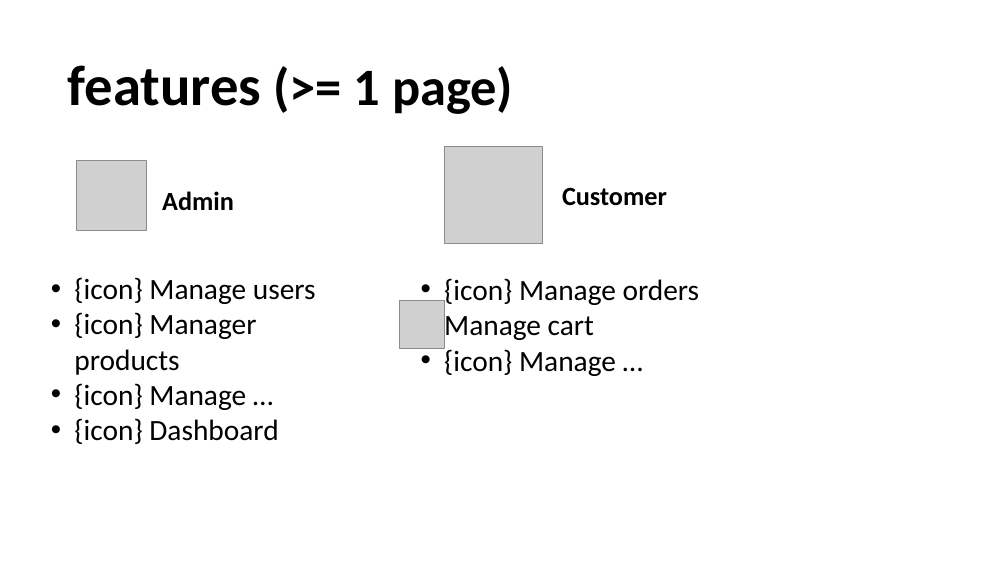
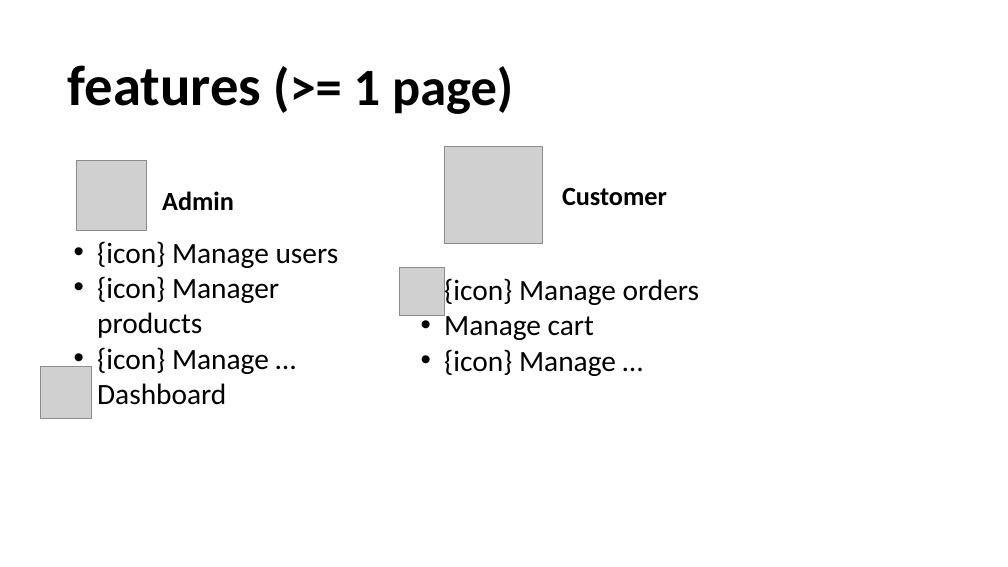
Before and after one commit to doit-now/software-development-project, a slide deck: slide 6 of document/SWP Presentation.pptx. Drawn at 1008x567 pixels with LibreOffice and Linux fonts; fonts in the diff are those of the drawing; grey boxes stand for pictures. Boxes give left, top, right and bottom in pixels: in the first picture for what was removed or moved away, otherwise in the second. Text is boxed around its words. In the diff, an @@ line names an element or a change of style, - is before the commit and + after.

```diff
--- a/document/SWP Presentation.pptx
+++ b/document/SWP Presentation.pptx
@@ text "{icon} Manage users": place and size @@
-text "{icon} Manage users" at [74, 277, 316, 444]
+text "{icon} Manage users" at [97, 241, 339, 405]
@@ picture: place and size @@
-picture at [400, 301, 445, 349]
+picture at [400, 268, 445, 315]
@@ picture added at [40, 367, 91, 418] @@
@@ text at [97, 383, 226, 405]: text changed @@
-• {icon} Dashboard
+• Dashboard
```
Also in this commit, not shown: 4 other slides changed, 2 slides added, 1 slide removed, 4 other files.
